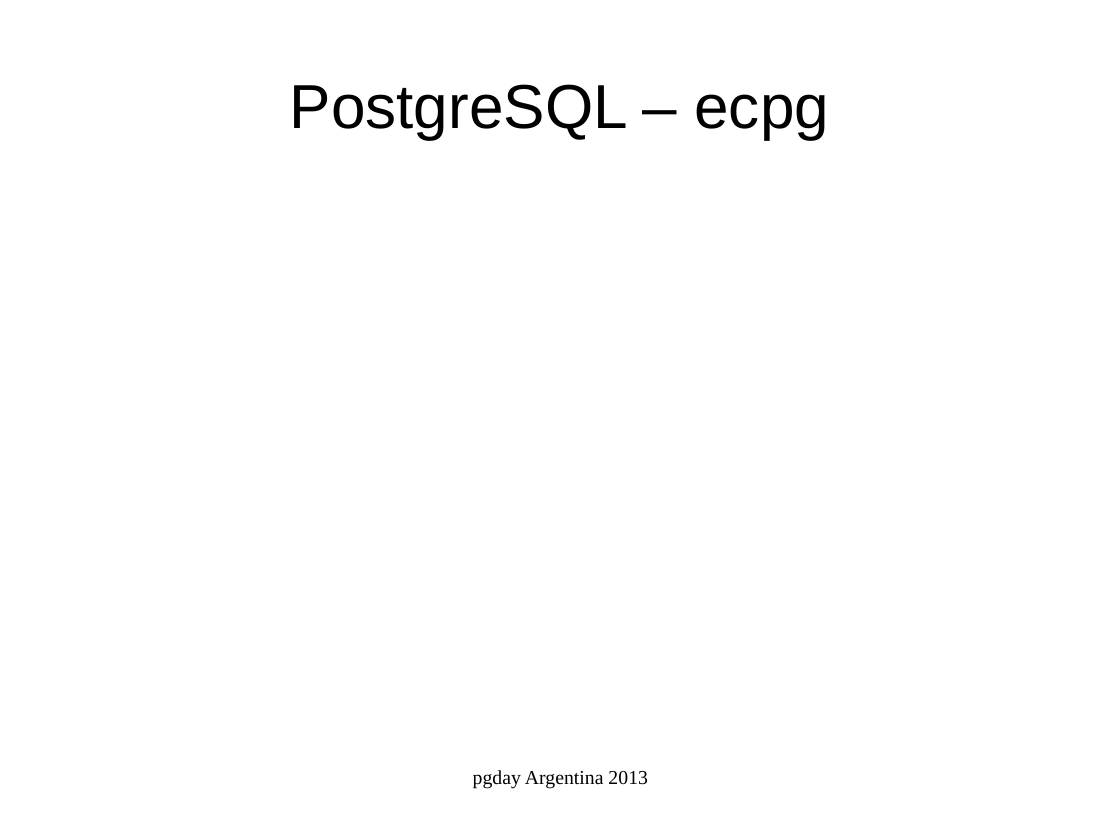
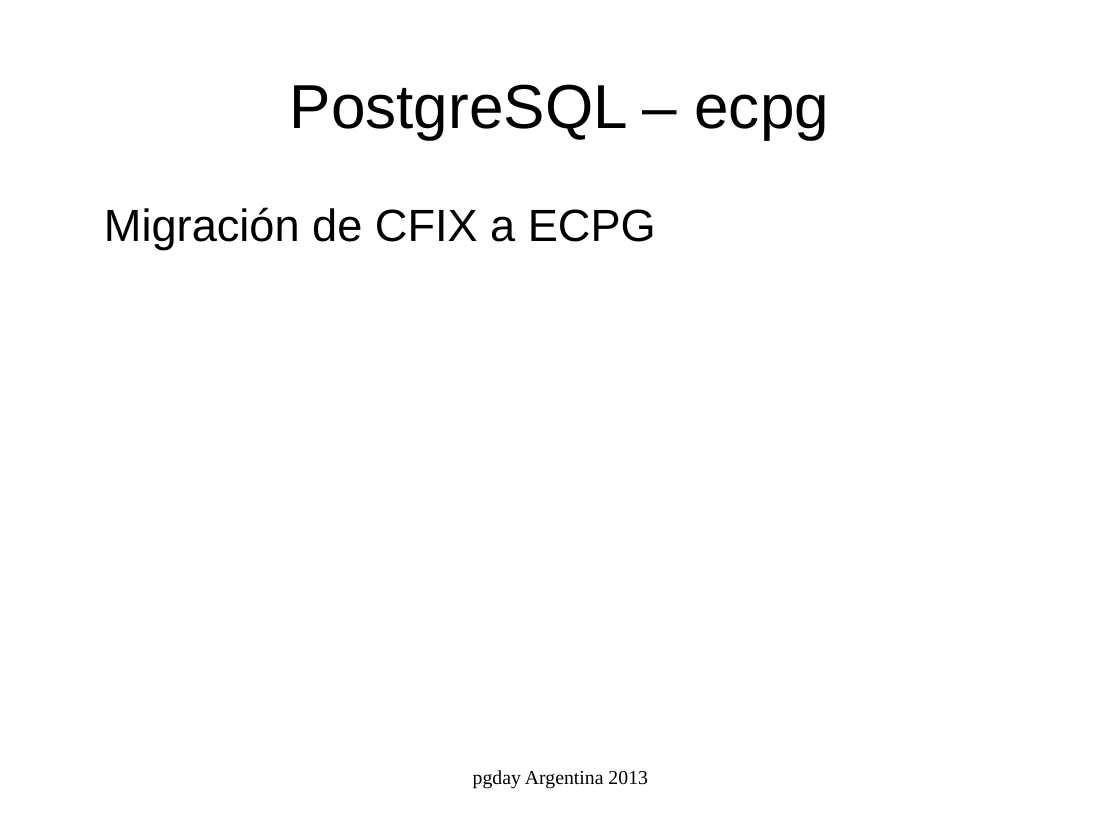
Before and after one commit to marcelorauldiaz/pgday_ecpg, a slide deck: slide 10 of ecpg.odp (slide 5 before the commit). Drawn at 1120x840 pixels with LibreOffice and Linux fonts; fonts in the diff are those of the drawing. Boxes give left, top, right and bottom in pixels: in the first picture for what was removed or moved away, otherwise in the second. Text is boxed around its words. In the diff, an @@ line names an element or a change of style, - is before the commit and + after.

```diff
--- a/ecpg.odp
+++ b/ecpg.odp
@@ text added at (x1=104, y1=207, x2=656, y2=250), 32 pt, text #000000 @@
+Migración de CFIX a ECPG
```
Also in this commit, not shown: 4 other slides changed, 5 slides added, 7 other files.
